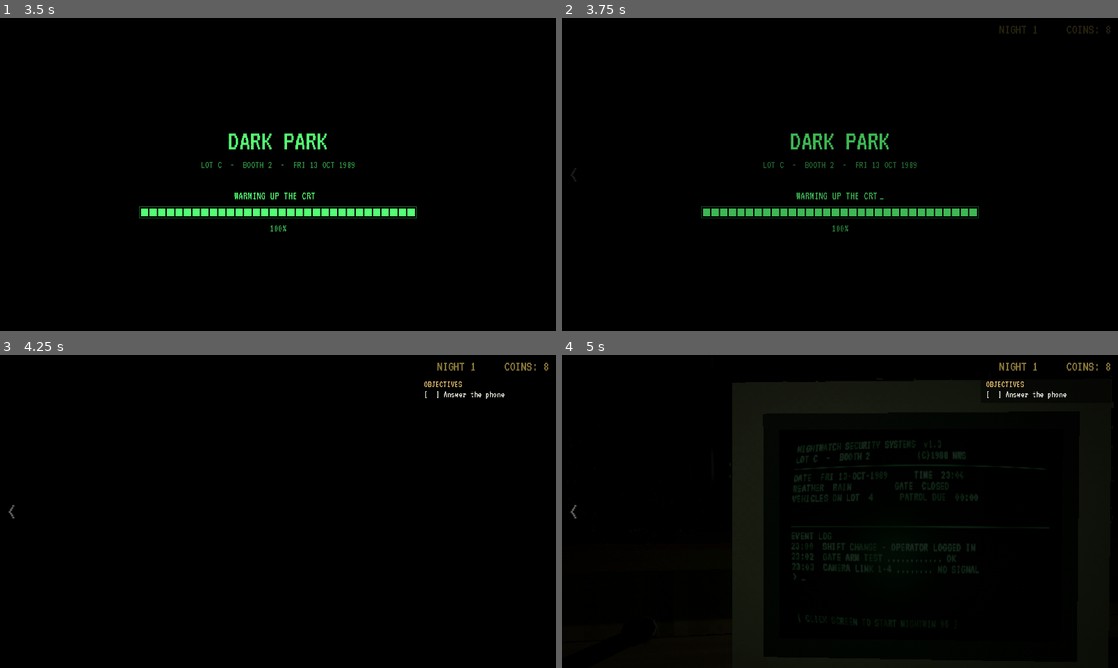
Above: before the commit, frames 1-4 (two rows, left to right).
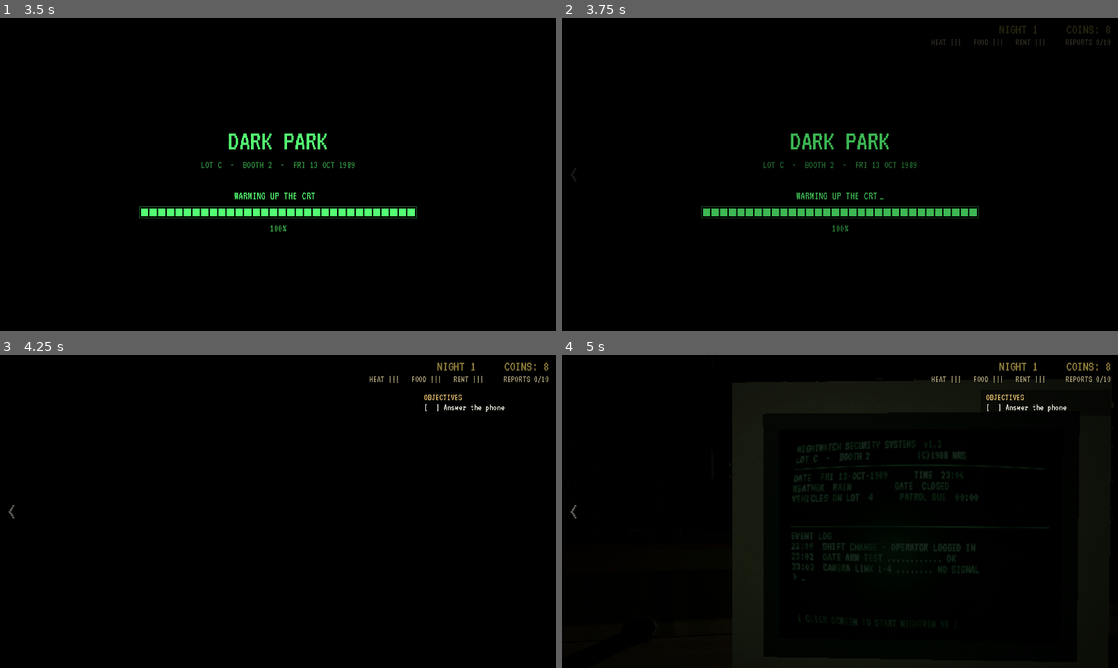
Above: after the commit, the same moments.

Repository: YordalStun/DarkParkGame
Game: Godot game, scene res://scenes/main.tscn
The game is run twice, just before and just after one commit, with the same random seed, the same clock (stepped at 60 frames per second) and the same inputs. Sound files missing from this copy of the repository are replaced by a short silence.
Inputs (mouse positions are in pixels of both pictures, inside the frame that each line leads up to):
- Up to frame 1 (3.5 s): click "NEW GAME" at 0.5 s; click "NEW GAME" at 1.25 s; click "SLOT 1 - empty -" at 2 s; tap Enter at 2.75, 2.85 s; move the mouse to (250, 237) at 2.77 s; hold Up from 2.78 s (still down); click (250, 237) at 2.92 s; tap Space at 3.02 s
- Up to frame 2 (3.75 s): release Up at 3.5 s; click "<" at 3.5 s
- Up to frame 3 (4.25 s): no input
- Up to frame 4 (5 s): drag from (1006, 558) to (812, 574) at 4.27 s

Frame 1 is identical in both runs. In frame 2, 0.1% of the frame differs, in the area x 66-99%, y 6-9%; in frame 3, 0.5%, in the area x 66-99%, y 6-19%; in frame 4, 0.5%.

Commit message:
Survival meters (single player): heat, food and rent with daily costs (2/1/1), shown on the HUD and end screen; 0 = game over. Reports and risk saved between nights; Dale reacts at 5/7, fired at 10, caught at risk 100 restarts the night
Co-Authored-By: Claude Opus 5.5 <noreply@anthropic.com>
Claude-Session: https://claude.ai/code/session_01LVtfWw67zopHPSiihQ7fsX

Diff:
--- a/scripts/autoload/save_game.gd
+++ b/scripts/autoload/save_game.gd
@@ -7,6 +7,16 @@
 
 const SLOTS := 3
 const START_COINS := 8
+## Survival (single player): each bill is a meter of METER_MAX nights. Paying it fills it;
+## skipping it costs one. A meter at 0 is game over (evicted / starving / ill from the cold).
+const METER_MAX := 3
+const BILL_COST := {"rent": 2, "food": 1, "heat": 1}   ## 4 a day: the 8-coin bank covers two days
+## Reports to Dale: 5 = suspicious, 7 = last warning, 10 = fired. One is forgiven every 2 nights.
+const REPORTS_SUSPICIOUS := 5
+const REPORTS_WARNING := 7
+const REPORTS_FIRED := 10
+## Risk (hacking and stealing), 0-100: 100 = caught. Drops 20 a day.
+const RISK_DECAY := 20
 
 var slot := 0               ## the slot being played (1..3), 0 = none chosen yet
 var data := {}              ## the current slot's contents (see _blank)
@@ -26,6 +36,7 @@
 
 func _blank() -> Dictionary:
 	return {"night": 1, "coins": START_COINS, "skipped": {}, "history": [], "upgrades": {},
+		"meters": {"rent": METER_MAX, "food": METER_MAX, "heat": METER_MAX}, "reports": 0, "risk": 0,
 		"started": Time.get_datetime_string_from_system(false, true),
 		"saved": Time.get_datetime_string_from_system(false, true), "playtime": 0.0, "coop_unlocked": false}
 
@@ -151,9 +162,50 @@
 	data["upgrades"] = u
 
 
+func meters() -> Dictionary:
+	var m: Dictionary = data.get("meters", {})
+	for k in BILL_COST:
+		if not m.has(k):
+			m[k] = METER_MAX
+	data["meters"] = m
+	return m
+
+
+func reports() -> int:
+	return int(data.get("reports", 0))
+
+
+func risk() -> int:
+	return int(data.get("risk", 0))
+
+
+## A customer complained to Dale (saved straight away).
+func add_report() -> int:
+	data["reports"] = reports() + 1
+	if slot != 0:
+		_write()
+	return reports()
+
+
+## The meters after tonight's bills: paid ones refill, skipped ones drop by one.
+static func meters_after(now: Dictionary, paid: Dictionary) -> Dictionary:
+	var out := {}
+	for k in BILL_COST:
+		out[k] = METER_MAX if paid.get(k, true) else maxi(0, int(now.get(k, METER_MAX)) - 1)
+	return out
+
+
 ## End of a night: record it and move on to the next one.
-func finish_night(coins_left: int, wages: int, skipped_bills: Array) -> void:
+func finish_night(coins_left: int, wages: int, skipped_bills: Array, risk_now := -1) -> void:
 	ensure_slot()
+	var paid := {}
+	for k in BILL_COST:
+		paid[k] = not skipped_bills.has(k.capitalize())
+	data["meters"] = meters_after(meters(), paid)
+	if risk_now >= 0:
+		data["risk"] = maxi(0, risk_now - RISK_DECAY)
+	if night() % 2 == 0 and reports() > 0:
+		data["reports"] = reports() - 1   # forgiveness: one report every two nights
 	var h: Array = data.history
 	h.append({"night": night(), "wages": wages, "coins": coins_left, "skipped": skipped_bills})
 	var sk: Dictionary = data.skipped
--- a/scripts/story/shift.gd
+++ b/scripts/story/shift.gd
@@ -331,7 +331,7 @@
 	hud.set_night(night, date_text.split("  -  ")[0])
 	hud.set_objectives([["phone", "Answer the phone (click it)"] if night >= 2 else ["phone", "Answer the phone"]])
 	await _wait(5.0)
-	await _phone_call(NightTwo.dale_call() if night >= 2 else _dale_call())
+	await _phone_call((NightTwo.dale_call() if night >= 2 else _dale_call()) + _dale_reports_lines())
 	hud.complete_objective("phone")
 	if night >= 2:
 		hud.add_objective("ids", "Check each ID against tonight's list")
@@ -657,6 +657,7 @@
 	if n > 0 and Net.count() > 1:   # co-op: more guards, faster-rising risk (numbers still to tune)
 		n = int(ceil(n * (1.0 + 0.25 * (Net.count() - 1))))
 	risk = clampi(risk + n, 0, 100)
+	_update_status()
 	if risk >= 100 and hack and not hack.state.dead:
 		hack.caught()
 		hud.notify("SECURITY ALERT: the hospital has cut your session.", 6.0)
@@ -842,6 +843,20 @@
 		lines.append(["Woman", "He said it's ever so cold, waiting. Is he out there? ...Can you see him?"])
 	lines.append(["", "(Before you can answer, she hangs up.)"])
 	return lines
+
+
+## Dale on the complaints (single player): 5+ he's suspicious, 7+ he thinks it's Dave.
+func _dale_reports_lines() -> Array:
+	if Net.active():
+		return []
+	var n := SaveGame.reports()
+	if n >= SaveGame.REPORTS_WARNING:
+		return [["Dale", "One more thing. I've had %d complaints now. People's cars, opened up in my car park." % n],
+			["Dale", "I've got footage, Dave. I know it's you. It stops tonight, or you're finished."]]
+	if n >= SaveGame.REPORTS_SUSPICIOUS:
+		return [["Dale", "Oh, and I've had %d complaints. Someone's been in people's boots." % n],
+			["Dale", "Keep your eyes open out there, will you? ...You would tell me if it was you."]]
+	return []
 
 
 func _dale_call() -> Array:
@@ -1205,6 +1220,10 @@
 func _summary() -> void:
 	ending = true
 	var ev := evaluate()
+	if not Net.active():   # survival meters, reports and risk are single player
+		ev["meters"] = SaveGame.meters().duplicate()
+		ev["reports"] = SaveGame.reports()
+		ev["risk"] = risk
 	money = ev.total
 	_term("SHIFT REPORT: WAGES %+d" % (ev.earned + ev.bonus))
 	var word: String = NIGHT_WORDS[night - 1] if night <= NIGHT_WORDS.size() else str(night)
@@ -1214,11 +1233,19 @@
 	es.next_night.connect(func(coins):
 		for u in es.bought_upgrades():
 			SaveGame.add_upgrade(u)
-		SaveGame.finish_night(coins, ev.earned + ev.bonus, es.skipped_bills())
+		SaveGame.finish_night(coins, ev.earned + ev.bonus, es.skipped_bills(), risk if not Net.active() else -1)
 		Net.ready_ids = {1: true}
 		Net.send("next_night", [coins, SaveGame.night()])
 		_restart())
 	es.start_again.connect(func():
+		if es.lost_reason == "CAUGHT" and not Net.active():
+			# Caught: tonight starts again, but Dale's reports (the suspicion) stay.
+			SaveGame.data["risk"] = 50
+			SaveGame.set_progress(start_money, night)
+			_restart()
+			return
+		if not Net.active() and SaveGame.slot != 0:
+			SaveGame.new_game(SaveGame.slot)   # a fresh start: meters, reports and risk reset
 		SaveGame.set_progress(START_MONEY, 1)
 		if Net.active():   # night one isn't a co-op night: everyone else goes back to the title screen
 			Net.send("ended", ["The host started again from night one."])
@@ -1248,6 +1275,32 @@
 	start_money = SaveGame.coins()
 	night = SaveGame.night()
 	money = start_money
+	if not Net.active():
+		risk = SaveGame.risk()
+	_update_status.call_deferred()
+
+
+## Single player: the HUD's survival meters, reports and risk.
+func _update_status() -> void:
+	if Net.active() or hud == null:
+		return
+	hud.set_status(SaveGame.meters(), SaveGame.reports(), risk)
+
+
+## A customer complained to Dale. 5 = Dale's suspicious, 7 = last warning, 10 = fired.
+func add_report(why: String) -> void:
+	if Net.active():
+		return
+	var n := SaveGame.add_report()
+	_update_status()
+	var msg := "%s Reported to Dale (%d/10)." % [why, n]
+	if n >= SaveGame.REPORTS_FIRED:
+		msg += " That's ten. You won't be working here tomorrow."
+	elif n >= SaveGame.REPORTS_WARNING:
+		msg += " Dale's last warning."
+	elif n >= SaveGame.REPORTS_SUSPICIOUS:
+		msg += " Dale's getting suspicious."
+	hud.notify(msg, 6.0)
 
 
 ## Testing menu: set the coins and night in the current save slot.
--- a/scripts/ui/end_screen.gd
+++ b/scripts/ui/end_screen.gd
@@ -18,12 +18,16 @@
 const RED := Color(1.0, 0.44, 0.38)
 const BG := Color(0.043, 0.051, 0.047)
 ## Bills due each morning: [name, cost, ticked by default, note when you skip it]
+## The three bills (single player keeps a meter for each; see SaveGame.BILL_COST).
 const BILLS := [
-	["Rent", 3, true, "rent unpaid"],
-	["Food", 2, true, "hungry"],
-	["Heating", 1, true, "cold flat"],
-	["Bus pass", 1, false, "walk instead"],
+	["Rent", 2, true, "landlord waits"],
+	["Food", 1, true, "go hungry"],
+	["Heat", 1, true, "cold flat"],
 ]
+var _meters := {}       ## tonight's meters before the bills (empty = co-op: no meters)
+var _status := {}       ## reports, risk
+var _pips: Array = []   ## Label per bill showing the meter after tonight
+var lost_reason := ""   ## "EVICTED" / "STARVING" / "TOO COLD" / "FIRED" / "CAUGHT" (game over), or ""
 const BAR_MAX := 16.0
 ## Upgrades you can buy here: [id, name, cost, what it does]. Shown until owned.
 const UPGRADES := [
@@ -88,6 +92,8 @@
 ## Fade the night out, then show the pay and bills.
 func show_night(ev: Dictionary, night_title: String, date_text: String, note: String) -> void:
 	_start = ev.start
+	_meters = ev.get("meters", {})
+	_status = {"reports": ev.get("reports", 0), "risk": ev.get("risk", 0)}
 	_wages = ev.earned + ev.bonus
 	_black.visible = true
 	var tw := create_tween()
@@ -210,7 +216,9 @@
 		for st in ["normal", "hover", "pressed", "focus", "hover_pressed"]:
 			cb.add_theme_stylebox_override(st, StyleBoxEmpty.new())
 		h.add_child(cb)
-		var nl := _label(" (%s)" % b[3], 28, DIM, h)
+		var pip := _label("", 24, GOLD, h)
+		_pips.append(pip)
+		var nl := _label(" (%s)" % b[3], 24, DIM, h)
 		nl.visible = not b[2]
 		var sp := Control.new()
 		sp.size_flags_horizontal = Control.SIZE_EXPAND_FILL
@@ -372,9 +380,42 @@
 	_after_val.text = str(v)
 	_after_val.add_theme_color_override("font_color", RED if v < 0 else INK)
 	_bar_fill.size.x = clampf(v / BAR_MAX, 0.0, 1.0) * 480.0
+	# Survival meters (single player): what each bill's meter will be after tonight.
+	var lost := ""
+	lost_reason = ""
+	if not _meters.is_empty():
+		var paid := {"rent": _ticks[0].button_pressed, "food": _ticks[1].button_pressed, "heat": _ticks[2].button_pressed}
+		var after: Dictionary = SaveGame.meters_after(_meters, paid)
+		var keys := ["rent", "food", "heat"]
+		for i in 3:
+			var n: int = after[keys[i]]
+			_pips[i].text = "  " + "|".repeat(n) + ".".repeat(SaveGame.METER_MAX - n)
+			_pips[i].add_theme_color_override("font_color", RED if n <= 1 else GOLD)
+		if after.rent == 0:
+			lost = "EVICTED"
+		elif after.food == 0:
+			lost = "STARVING"
+		elif after.heat == 0:
+			lost = "TOO COLD"
+		if int(_status.get("reports", 0)) >= SaveGame.REPORTS_FIRED:
+			lost = "FIRED"
+		elif int(_status.get("risk", 0)) >= 100:
+			lost = "CAUGHT"
 	# Broke: even paying nothing at all, you're in the red.
-	_broke = _start + _wages < 0
-	if _broke:
+	lost_reason = lost
+	_broke = _start + _wages < 0 or lost != ""
+	if lost != "":
+		_big.text = lost
+		_big.add_theme_color_override("font_color", RED)
+		var why := {"EVICTED": "Three nights without rent. The landlord's changed the locks.",
+			"STARVING": "Three nights without food. You can't go on like this.",
+			"TOO COLD": "Three nights without heat. You're too ill to work.",
+			"FIRED": "Ten complaints. Dale's seen the footage. You're fired.",
+			"CAUGHT": "The police were waiting when you got home."}
+		_warn.text = why.get(lost, "")
+		_next_btn.text = "START AGAIN"
+		_next_btn.disabled = false
+	elif _broke:
 		_big.text = "YOU'RE BROKE"
 		_big.add_theme_color_override("font_color", RED)
 		_warn.text = "You can't afford another night."
--- a/scripts/ui/hud.gd
+++ b/scripts/ui/hud.gd
@@ -672,6 +672,36 @@
 
 
 var night := 0   ## the night being played (shown beside the coins); 0 = not shown
+var _status_label: Label
+
+
+## Single player: the survival meters, Dale's reports and the risk, under the coins.
+##   HEAT ||.  FOOD |||  RENT |||     REPORTS 2/10   RISK 15%
+func set_status(meters: Dictionary, reports: int, risk: int) -> void:
+	if _status_label == null:
+		_status_label = _label(22, Color(0.85, 0.8, 0.6))
+		_status_label.horizontal_alignment = HORIZONTAL_ALIGNMENT_RIGHT
+		_status_label.set_anchors_and_offsets_preset(Control.PRESET_TOP_RIGHT)
+		_status_label.offset_left = -640
+		_status_label.offset_right = -16
+		_status_label.offset_top = 44
+		_status_label.offset_bottom = 70
+		_status_label.modulate.a = 0.75
+		_obj_box.offset_top = 80
+		_obj_box.offset_bottom = 80
+	var t := ""
+	for k in ["heat", "food", "rent"]:
+		var n := int(meters.get(k, 3))
+		t += "%s %s%s   " % [k.to_upper(), "|".repeat(n), ".".repeat(maxi(0, 3 - n))]
+	t += "  REPORTS %d/10" % reports
+	if risk > 0:
+		t += "   RISK %d%%" % risk
+	_status_label.text = t
+	var danger := reports >= 7 or risk >= 70
+	for k in meters:
+		if int(meters[k]) <= 1:
+			danger = true
+	_status_label.label_settings.font_color = Color(1.0, 0.5, 0.4) if danger else Color(0.85, 0.8, 0.6)
 
 
 func _show_money(v: float) -> void:
Not shown, changed: TODO.md
